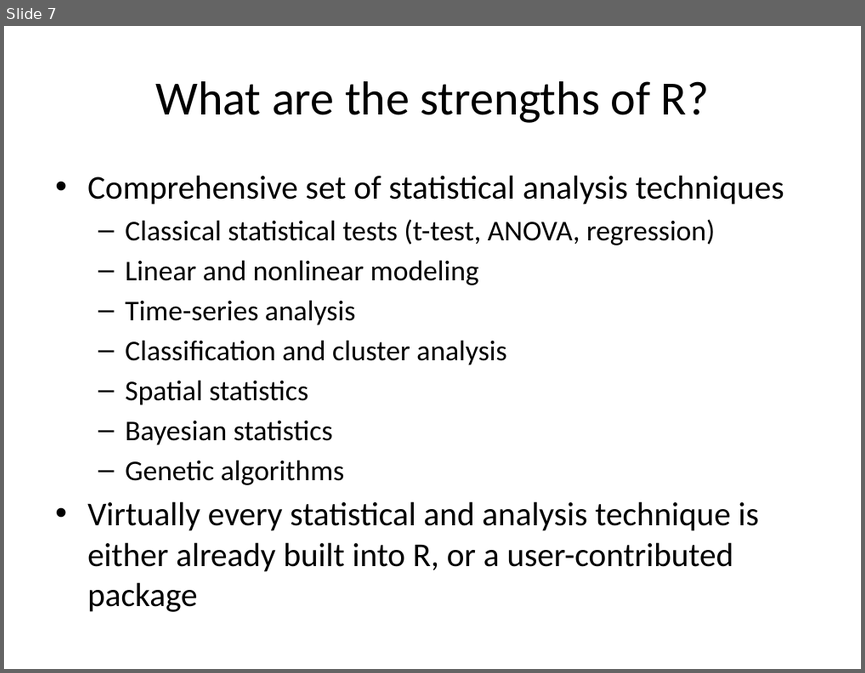
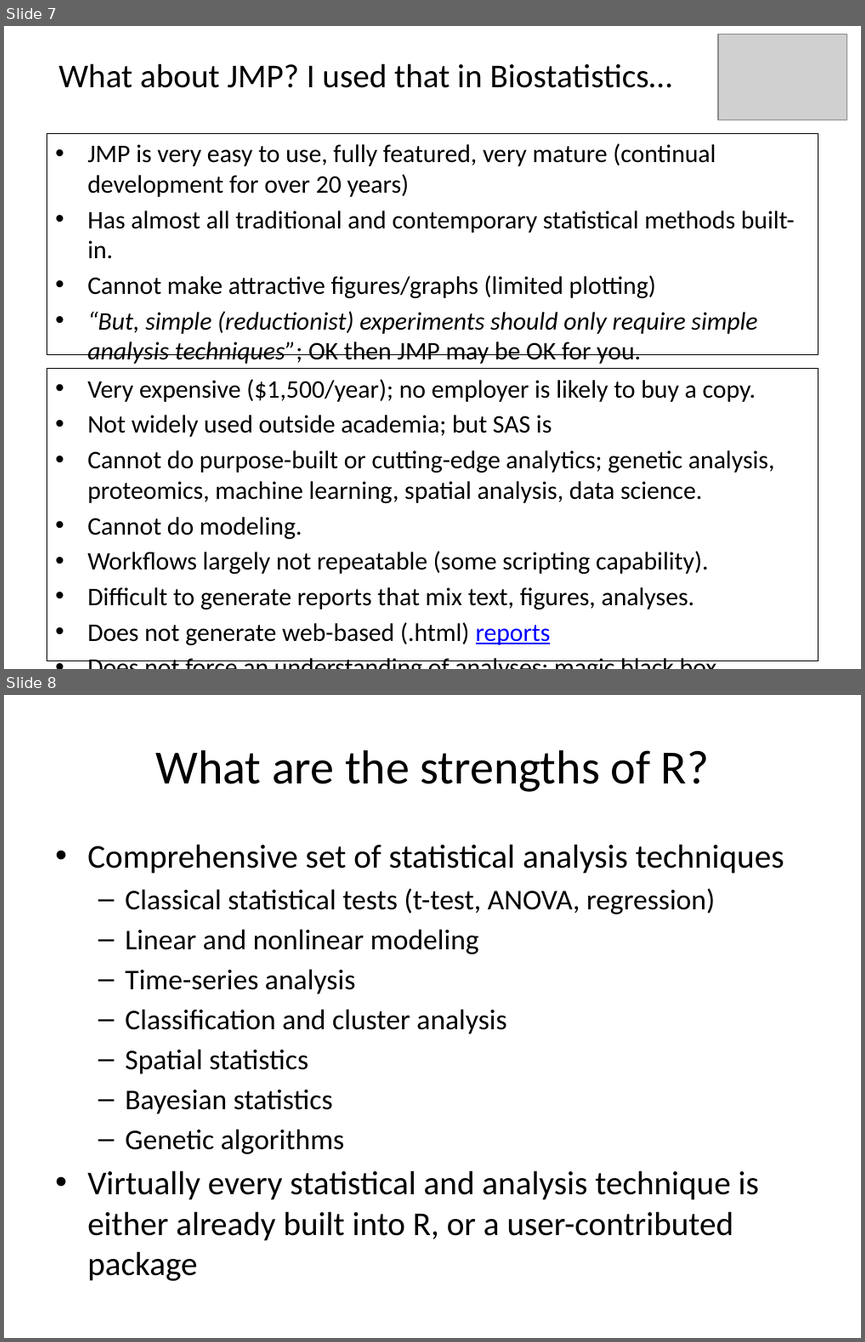
Before and after one commit to cmgienger/1-Introduction-to-R, a slide deck: 1-Introduction to R and Rstudio.pptx. Shown one above the other, each under a label of ours: slide 7 before the commit, slides 7 and 8 after it. The pictures are 865x673 and 865x1342 pixels, drawn with LibreOffice and Linux fonts; fonts in the diff are those of the drawing; grey boxes stand for pictures. Boxes give left, top, right and bottom in pixels: in the first picture for what was removed or moved away, otherwise in the second. Text is boxed around its words. In the diff, an @@ line names an element or a change of style, - is before the commit and + after.

```diff
--- a/1-Introduction to R and Rstudio.pptx
+++ b/1-Introduction to R and Rstudio.pptx
@@ slide 7 added at (4, 26, 861, 669), background #FFFFFF @@
@@ picture added at (718, 34, 846, 120) @@
@@ text added at (58, 63, 672, 88), 28 pt, text #000000 @@
+What about JMP? I used that in Biostatistics…
@@ text added at (46, 133, 818, 355), outline #000000 0.75 pt, 21.2 pt, text #000000 @@
+• JMP is very easy to use, fully featured, very mature (continual development for over 20 years)
+• Has almost all traditional and contemporary statistical methods built-in.
+• Cannot make attractive figures/graphs (limited plotting)
+• “But, simple (reductionist) experiments should only require simple analysis techniques”; OK then JMP may be OK for you.
@@ text added at (46, 368, 818, 660), outline #000000 0.75 pt, 21.2 pt, text #000000 @@
+• Very expensive ($1,500/year); no employer is likely to buy a copy.
+• Not widely used outside academia; but SAS is
+• Cannot do purpose-built or cutting-edge analytics; genetic analysis, proteomics, machine learning, spatial analysis, data science.
+• Cannot do modeling.
+• Workflows largely not repeatable (some scripting capability).
+• Difficult to generate reports that mix text, figures, analyses.
+• Does not generate web-based (.html) reports
+• Does not force an understanding of analyses; magic black box
@@ what was slide 7 is now slide 8 @@
```
Also in this commit, not shown: 6 slides changed, 1 slide removed, 1 other file.
